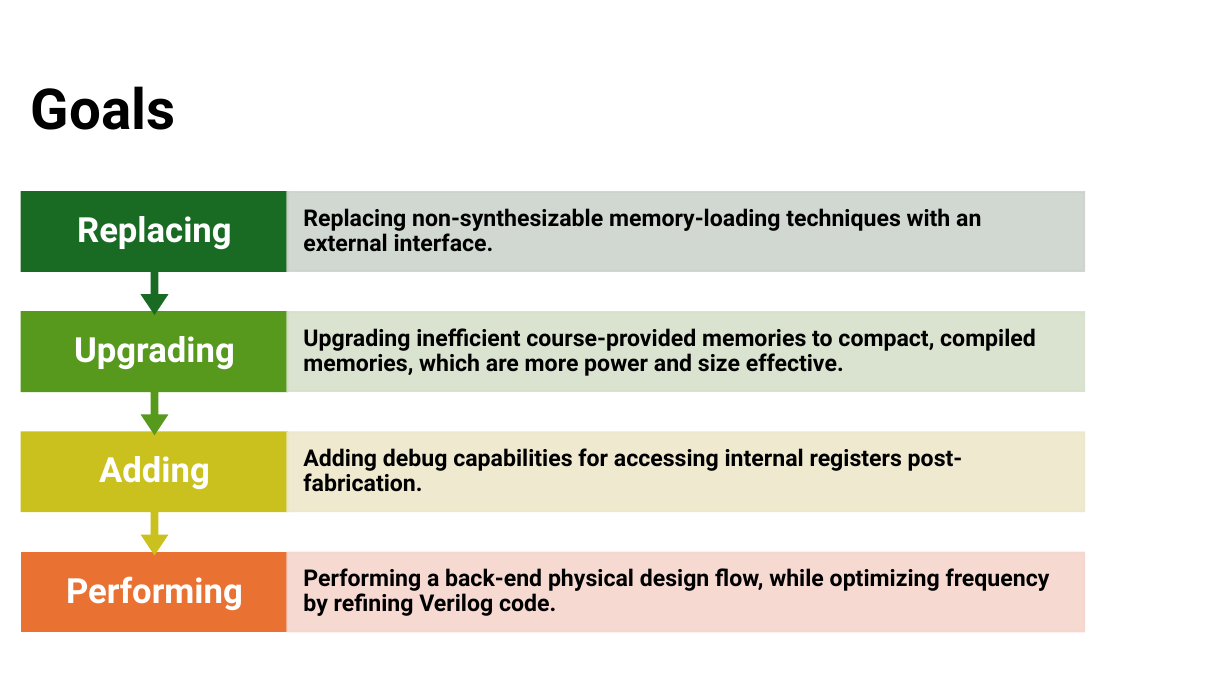
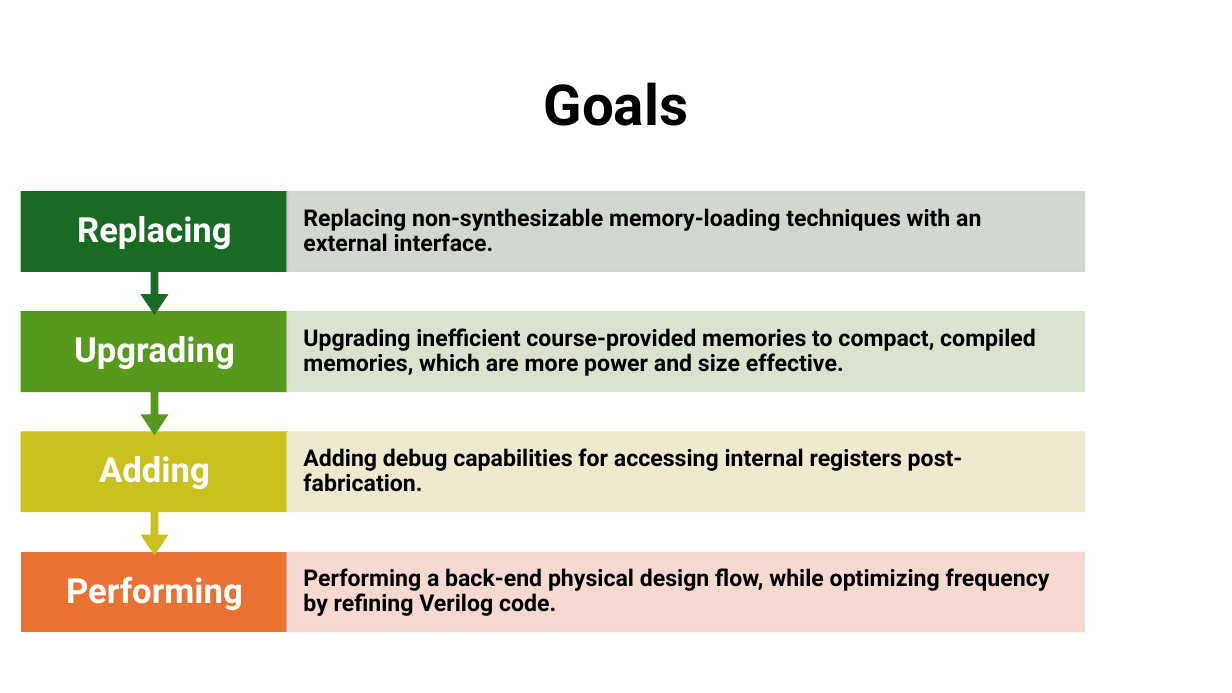
Before and after one commit to muhammad0bi/044169_project_B, a slide deck: slide 4 of Presintaions and Reports/Final presentaion VLSI project 7880.pptx. Drawn at 1232x693 pixels with LibreOffice and Linux fonts; fonts in the diff are those of the drawing. Boxes give left, top, right and bottom in pixels: in the first picture for what was removed or moved away, otherwise in the second. Text is boxed around its words. In the diff, an @@ line names an element or a change of style, - is before the commit and + after.

```diff
--- a/Presintaions and Reports/Final presentaion VLSI project 7880.pptx
+++ b/Presintaions and Reports/Final presentaion VLSI project 7880.pptx
@@ title "Goals": place and size @@
-title "Goals" at (31, 86, 176, 130)
+title "Goals" at (544, 82, 689, 126)
@@ title "Goals" at (544, 82, 689, 126): alignment left to centre @@
```
Also in this commit, not shown: 23 other slides changed.
